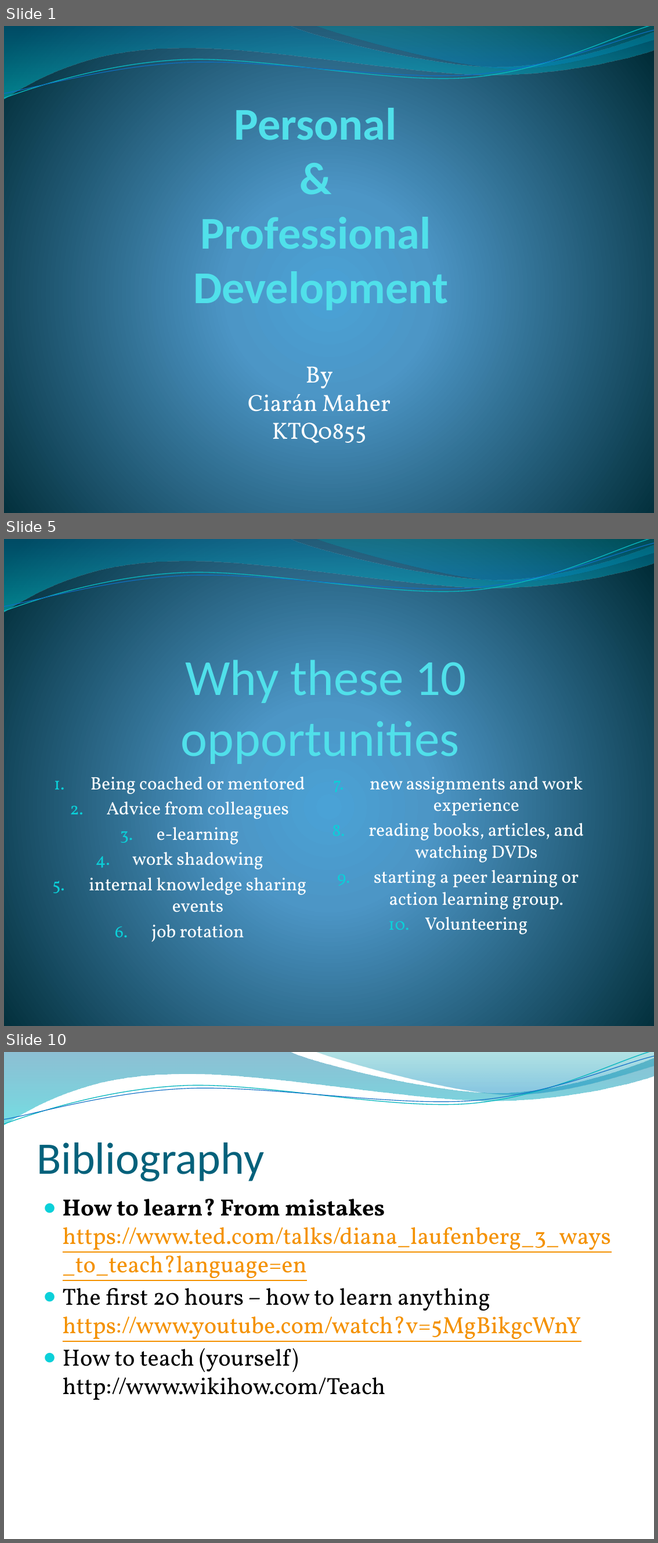
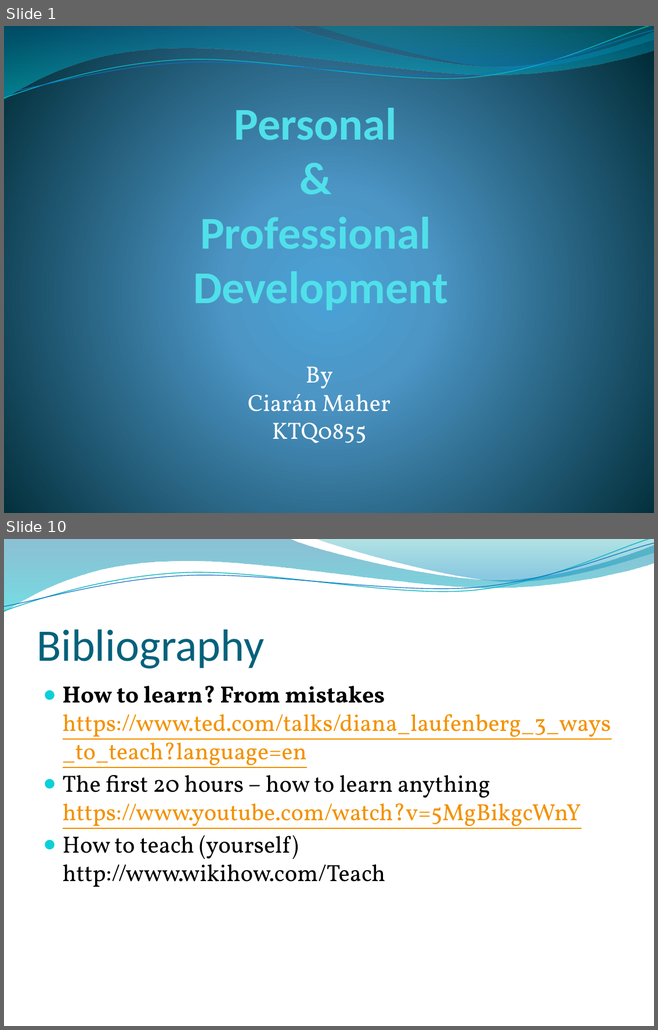
Before and after one commit to CrazeeIvan/ICT_P-PDev, a slide deck: Personal.pptx. Shown one above the other, each under a label of ours: slides 1, 5 and 10 before the commit, slides 1 and 10 after it; the slides between them are not shown. The pictures are 658x1543 and 658x1030 pixels, drawn with LibreOffice and Linux fonts; fonts in the diff are those of the drawing; background and template pictures are left out. Boxes give left, top, right and bottom in pixels: in the first picture for what was removed or moved away, otherwise in the second. Text is boxed around its words. In the diff, an @@ line names an element or a change of style, - is before the commit and + after.

```diff
--- a/Personal.pptx
+++ b/Personal.pptx
@@ slide 5 removed at <box>4,539,654,1026</box>, background gradient #4AA0D6 to #4C98C7 to #002C38; not listed: 4 template elements that a slide beside it also shows @@
@@ title removed at <box>181,660,466,764</box> @@
-Why these 10 opportunities
@@ subtitle removed at <box>89,777,584,942</box> @@
-1. Being coached or mentored
-2. Advice from colleagues
-3. e-learning
-4. work shadowing
-5. internal knowledge sharing events
-6. job rotation
-7. new assignments and work experience
-8. reading books, articles, and watching DVDs
-9. starting a peer learning or action learning group.
-10. Volunteering
```
Also in this commit, not shown: 6 slides changed, 3 slides added, 1 other slide removed.
